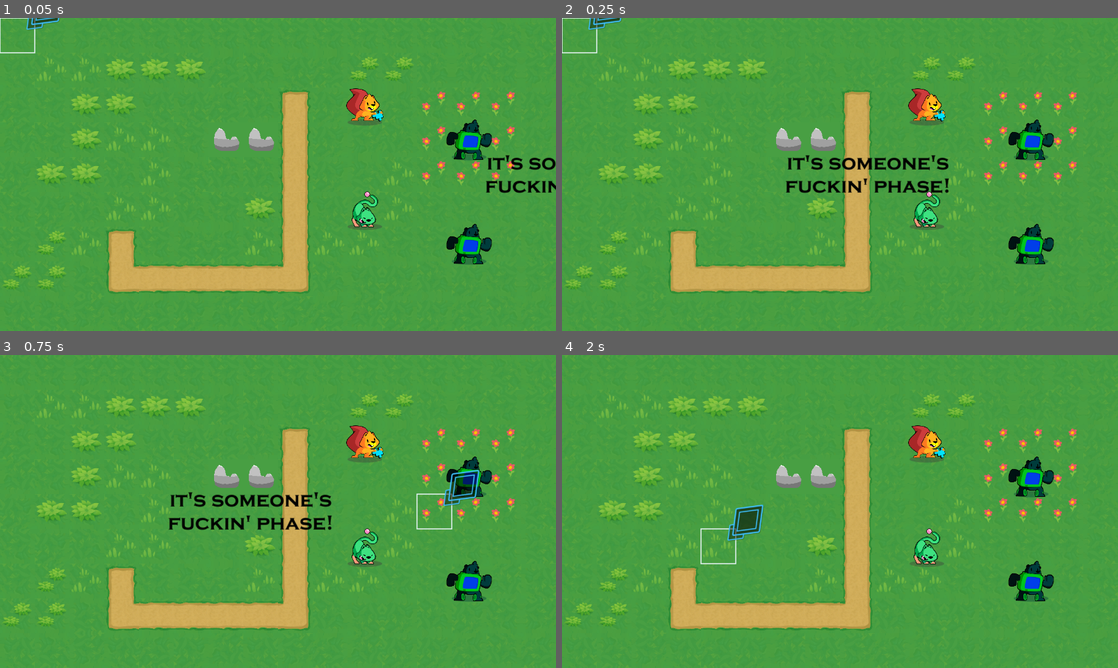
Above: before the commit, frames 1-4 (two rows, left to right).
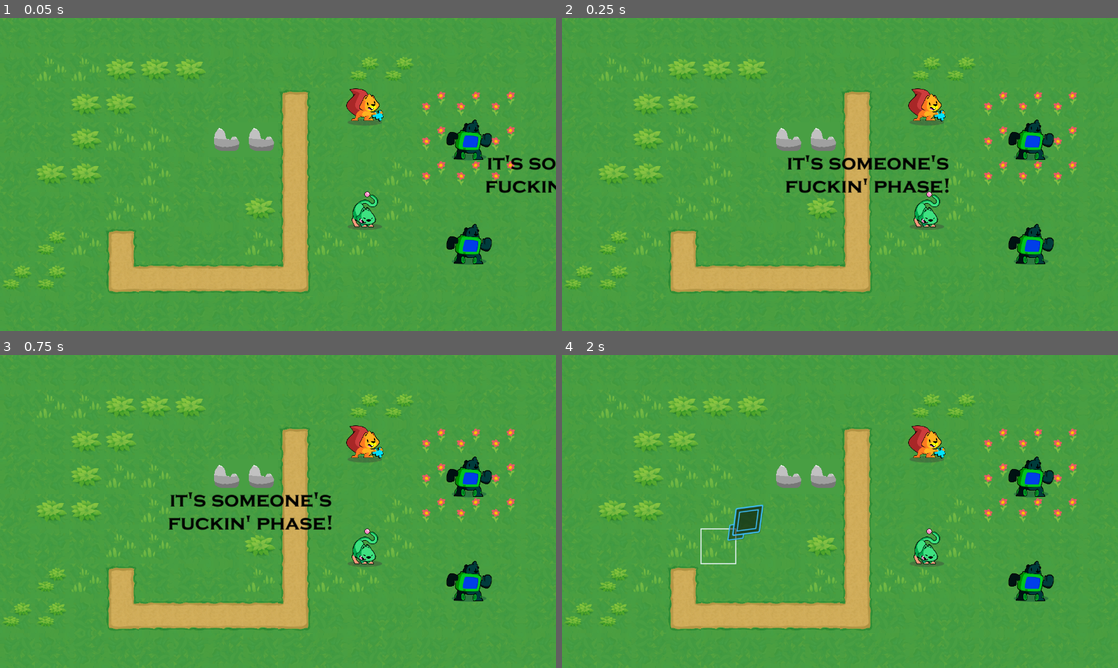
Above: after the commit, the same moments.

Repository: mojius/FarmStrategy
Game: Godot game, scene res://Main.tscn
Two runs of this game, one before a commit and one after it. Both use one fixed random seed, a clock stepped at 60 frames per second and the inputs below.
Inputs (mouse positions are in pixels of both pictures, inside the frame that each line leads up to):
- Up to frame 1 (0.05 s): no input
- Up to frame 2 (0.25 s): no input
- Up to frame 3 (0.75 s): tap Enter (ui_accept) at 0.5 s; move the mouse to (400, 495) at 0.52 s; press the mouse at (400, 495) at 0.53 s; hold Right (ui_right) from 0.53 s (still down)
- Up to frame 4 (2 s): tap Enter (ui_accept) at 0.77, 1.25, 1.52 s; move the mouse to (728, 527) at 1.27 s; release Right (ui_right) at 1.28 s; release the mouse at (728, 527) at 1.28 s; hold Down (ui_down) from 1.28 s (still down); click (728, 527) at 1.35 s

The runs differ from the first frame. In frame 1, 0.2% of the frame differs, in the area x 0-11%, y 0-12%; in frame 2, 0.2%; in frame 3, 0.6%, in the area x 74-87%, y 36-56%; in frame 4, nothing differs.

Commit message:
State and control related refactoring

Diff:
--- a/GameBoard/GameBoard.gd
+++ b/GameBoard/GameBoard.gd
@@ -19,16 +19,16 @@
 
 var _active_faction : String = "Player" :
 	set(value):
+		_state = GameState.DISABLED
+
+		_active_faction = value
 
 		_refresh_groups()
 		var phase: Phase = _phase.instantiate()
 		_menu_manager.add_child(phase)
 		await phase.done
 
-		_active_faction = value
-		if (value != "Player"):
-			_state = GameState.DISABLED
-		elif (value == "Player"):
+		if (value == "Player"):
 			_state = GameState.FREE
 
 		if not value == "Player":
@@ -97,7 +97,7 @@
 		unit.turn_exhausted.connect(_on_unit_exhausted)
 
 # Selects the unit in the `cell` if there's one there.
-func _select_unit(cell: Vector2) -> void:
+func player_select_unit(cell: Vector2) -> void:
 	# Here's some optional defensive code: we return early from the function if the unit's not
 	# registered in the `cell`.
 	if not _units.has(cell):
@@ -143,11 +143,14 @@
 	# Finally, we clear the active unit, we won't need it after this.
 	_deselect_active_unit()
 
+	_state = GameState.DISABLED
 	_units[new_cell].walk_along(_active_path)
 	await _units[new_cell].walk_finished
 
+	_state = GameState.FREE
 	# Now that the unit is done moving, set it as exhausted.
 	_units[new_cell].set_exhausted(true)
+
 
 	# Finally, we clear the `_active_unit`, which also clears the `_walkable_cells` array.
 
@@ -166,7 +169,7 @@
 	# on the board's current state, this interaction means either that we want to select a unit all
 	# that we want to give it a move order.
 	if not _active_unit:
-		_select_unit(cell)
+		player_select_unit(cell)
 	elif _active_unit.is_selected:
 		_active_path = _unit_path_arrow.current_path
 		_move_active_unit(cell)
@@ -178,23 +181,24 @@
 			_state = GameState.FREE
 			_menu_manager.kill_action_menu()
 
-
 # Sets the active unit to exhausted and disables it. Probably something we can get rid of later.
 func _exhaust() -> void:
 	if _active_unit:
+		_state = GameState.FREE
 		_active_unit.set_exhausted(true)
 		_deselect_active_unit()
-		_state = GameState.FREE
+
 
 func _on_unit_exhausted() -> void:
-	_check_should_end_turn()
-
-func _check_should_end_turn():
+	_check_should_turn_end()
+
+func _check_should_turn_end():
 	var faction_units := get_tree().get_nodes_in_group(_active_faction)
 	for unit: Unit in faction_units:
 		if not unit.is_exhausted():
 			return
 
+	# Change this to get_enemy_faction at some point.
 	if _active_faction == "Player":
 		_active_faction = "Enemy"
 		return
